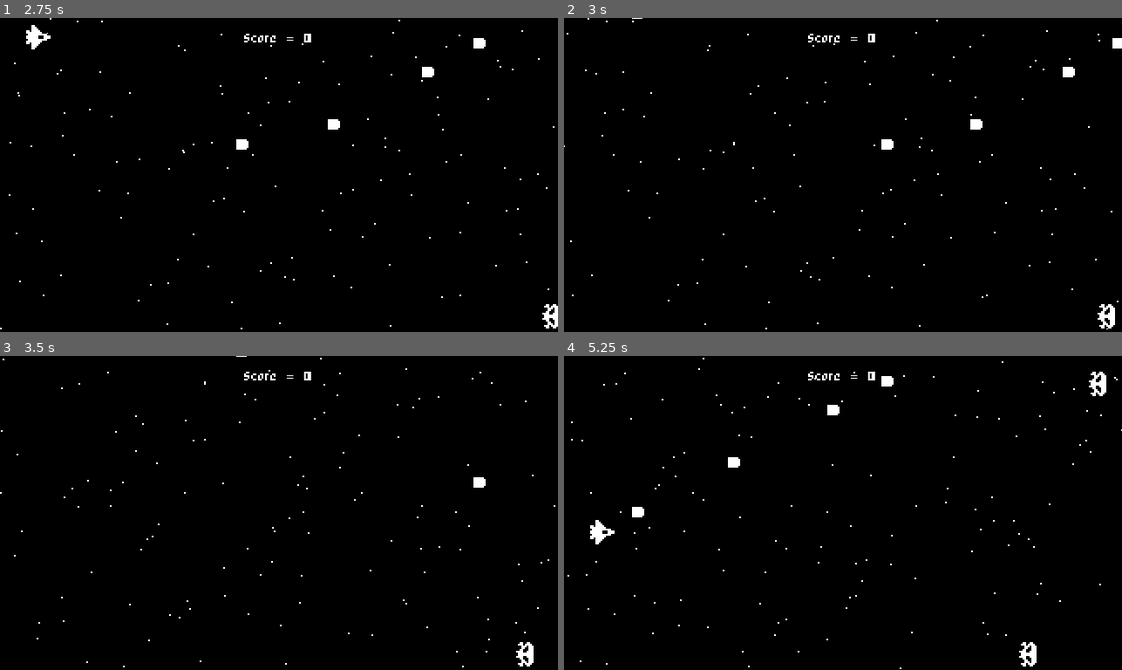
Above: before the commit, frames 1-4 (two rows, left to right).
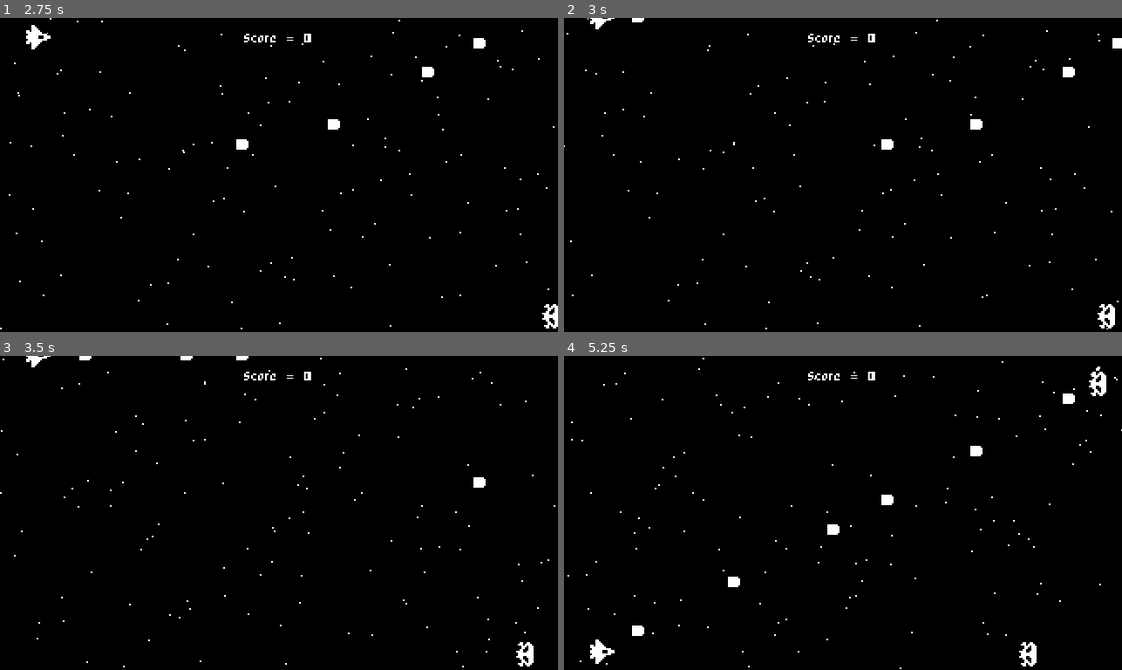
Above: after the commit, the same moments.

Repository: randomnewb/1-bit-godot-4-space-shooter
Game: Godot game, scene res://start_menu.tscn
The game is run twice, just before and just after one commit, with the same random seed, the same clock (stepped at 60 frames per second) and the same inputs.
Inputs:
- Up to frame 1 (2.75 s): tap Space at 0.5 s; hold Up (ui_up) 0.53-1.28 s; tap Enter (ui_accept) at 0.6, 0.77, 1.07, 1.35, 1.52, 1.82, 2.1 s; hold Down (ui_down) 1.28-2.03 s; hold Up (ui_up) from 2.03 s (still down)
- Up to frame 2 (3 s): keep holding Up (ui_up); tap Enter (ui_accept) at 2.85 s
- Up to frame 3 (3.5 s): keep holding Up (ui_up); tap Enter (ui_accept) at 3.02, 3.32 s
- Up to frame 4 (5.25 s): release Up (ui_up) at 3.53 s; hold Down (ui_down) from 3.53 s (still down); tap Enter (ui_accept) at 3.6, 3.77, 4.07, 4.35, 4.52, 4.82, 5.1 s

Frame 1 is identical in both runs. In frame 2, 0.1% of the frame differs, in the area x 4-15%, y 0-4%; in frame 3, 0.2%; in frame 4, 1.0%, in the area x 4-97%, y 3-99%.

Commit message:
save/load, lock player within boundary of screen

Diff:
--- a/default_bus_layout.tres
+++ b/default_bus_layout.tres
@@ -1,3 +1,4 @@
 [gd_resource type="AudioBusLayout" format=3 uid="uid://coib0ct64qi7g"]
 
 [resource]
+bus/0/mute = true
--- a/game_over_screen.gd
+++ b/game_over_screen.gd
@@ -1,4 +1,11 @@
 extends ColorRect
+
+@onready var highscore_label = $HighscoreLabel
+
+func _ready():
+	var highscore = SaveAndLoad.load_highscore();
+	if highscore == null: return;
+	highscore_label.text = "Highscore: " + str(highscore);
 
 func _process(delta):
 	if Input.is_action_just_pressed("ui_cancel"):
--- a/game_over_screen.tscn
+++ b/game_over_screen.tscn
@@ -13,7 +13,7 @@
 color = Color(0, 0, 0, 1)
 script = ExtResource("1_yyyml")
 
-[node name="Label" type="Label" parent="."]
+[node name="GameOverLabel" type="Label" parent="."]
 layout_mode = 2
 offset_left = 129.0
 offset_top = 64.0
@@ -24,7 +24,7 @@
 horizontal_alignment = 1
 vertical_alignment = 1
 
-[node name="Label2" type="Label" parent="."]
+[node name="EscapeLabel" type="Label" parent="."]
 layout_mode = 2
 offset_left = 64.0
 offset_top = 159.0
@@ -35,4 +35,15 @@
 horizontal_alignment = 1
 vertical_alignment = 1
 
+[node name="HighscoreLabel" type="Label" parent="."]
+layout_mode = 2
+offset_left = 65.0
+offset_top = 72.0
+offset_right = 257.0
+offset_bottom = 81.0
+text = "Highscore: 0"
+label_settings = ExtResource("1_e5o6g")
+horizontal_alignment = 1
+vertical_alignment = 1
+
 [node name="StarParticles" parent="." instance=ExtResource("2_i30ap")]
--- a/project.godot
+++ b/project.godot
@@ -18,6 +18,7 @@
 [autoload]
 
 MusicPlayer="*res://music_player.tscn"
+SaveAndLoad="*res://save_and_load.gd"
 
 [display]
 
--- /dev/null
+++ b/save.cfg
@@ -0,0 +1,3 @@
+[Game]
+
+Highscore=20
--- /dev/null
+++ b/save_and_load.gd
@@ -0,0 +1,16 @@
+extends Node
+
+const SAVE_PATH = "user://save.cfg";
+
+func save_highscore(highscore):
+	var config = ConfigFile.new();
+	config.set_value("Game", "Highscore", highscore);
+	config.save(SAVE_PATH);
+
+func load_highscore():
+	var highscore = 0;
+	var config = ConfigFile.new();
+	var error = config.load(SAVE_PATH);
+	if error != OK: return null;
+	highscore = config.get_value("Game", "Highscore")
+	return highscore;
--- a/ship.gd
+++ b/ship.gd
@@ -4,12 +4,15 @@
 
 @export var speed = 100;
 
+var height = ProjectSettings.get_setting("display/window/size/viewport_height");
+
 signal ship_destroyed
 
 func _process(delta):
-	if Input.is_action_pressed("ui_up"):
+	if Input.is_action_pressed("ui_up") && position.y > 0:
+		#print("Height", height, "position y", position.y);
 		position.y -= speed * delta;
-	if Input.is_action_pressed("ui_down"):
+	if Input.is_action_pressed("ui_down") && position.y < height:
 		position.y += speed * delta;
 	if Input.is_action_just_pressed("ui_accept"):
 		var laser = LASER_SCENE.instantiate();
--- a/world.gd
+++ b/world.gd
@@ -11,4 +11,10 @@
 
 func _on_ship_ship_destroyed():
 	await get_tree().create_timer(1.5).timeout;
+	var highscore = SaveAndLoad.load_highscore()
+	if highscore != null:
+		if score > highscore:
+			SaveAndLoad.save_highscore(score);
+	else:
+		SaveAndLoad.save_highscore(score);
 	get_tree().change_scene_to_file("res://game_over_screen.tscn");
